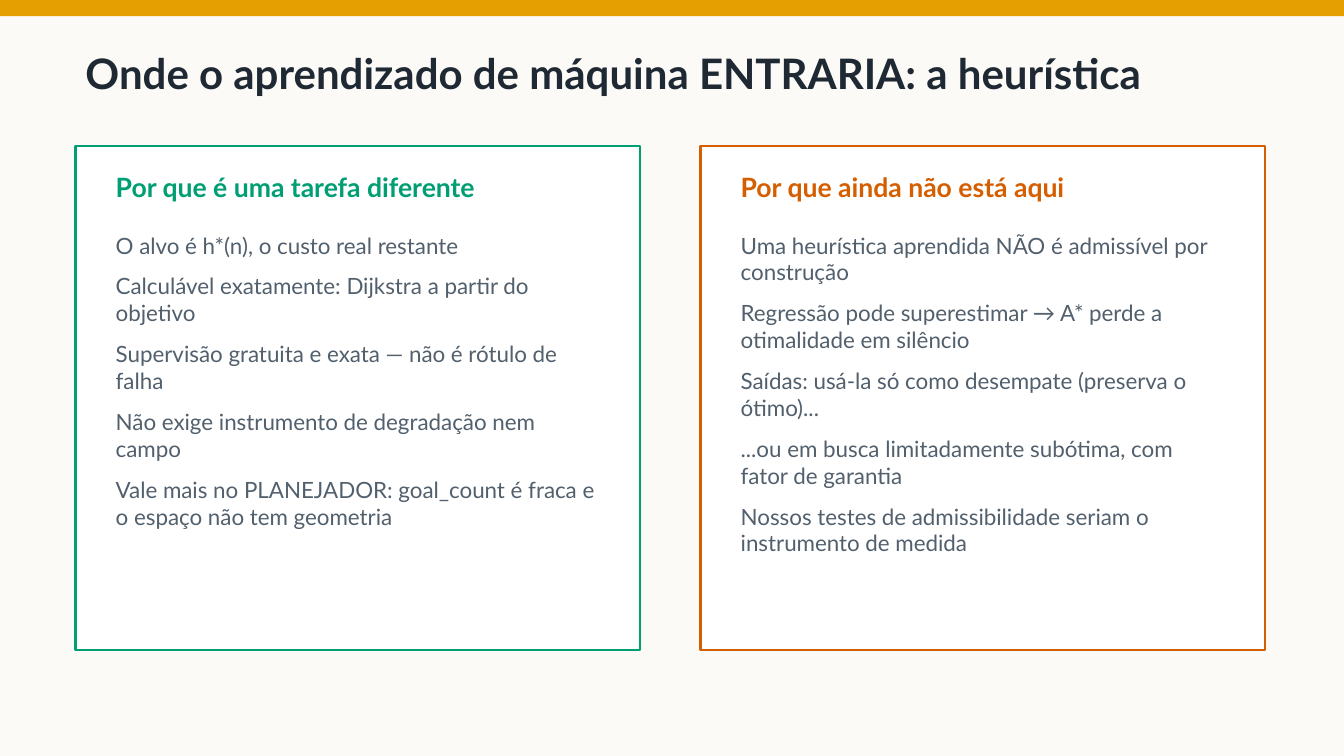
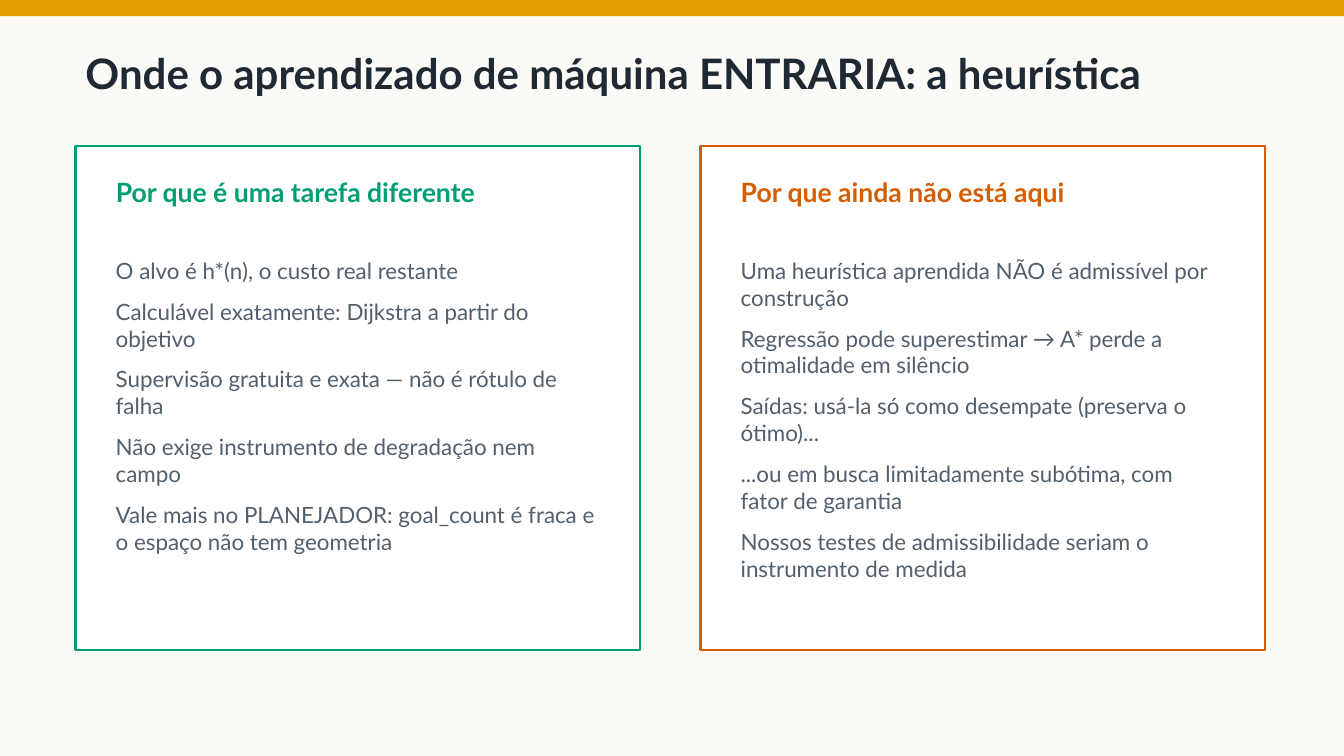
Before and after one commit to fsd-dantas/ai4systems, a slide deck: slide 48 of docs/presentation/ai-for-smartgrids-apresentacao.pptx (slide 46 before the commit). Drawn at 1344x756 pixels with LibreOffice and Linux fonts; fonts in the diff are those of the drawing. Boxes give left, top, right and bottom in pixels: in the first picture for what was removed or moved away, otherwise in the second. Text is boxed around its words. In the diff, an @@ line names an element or a change of style, - is before the commit and + after.

```diff
--- a/docs/presentation/ai-for-smartgrids-apresentacao.pptx
+++ b/docs/presentation/ai-for-smartgrids-apresentacao.pptx
@@ text "Por que é uma tarefa ...": place and size @@
-text "Por que é uma tarefa ..." at [116, 177, 475, 202]
+text "Por que é uma tarefa ..." at [116, 182, 475, 207]
@@ text "Por que ainda não está ...": place and size @@
-text "Por que ainda não está ..." at [741, 177, 1064, 202]
+text "Por que ainda não está ..." at [741, 182, 1064, 207]
@@ text "O alvo é h*(n), o ...": place and size @@
-text "O alvo é h*(n), o ..." at [116, 237, 595, 529]
+text "O alvo é h*(n), o ..." at [116, 262, 595, 554]
@@ text "Uma heurística aprendida NÃO é ...": place and size @@
-text "Uma heurística aprendida NÃO é ..." at [741, 234, 1207, 551]
+text "Uma heurística aprendida NÃO é ..." at [741, 259, 1207, 577]
```
Also in this commit, not shown: 1 other slide changed, 2 slides added, 2 other files.
